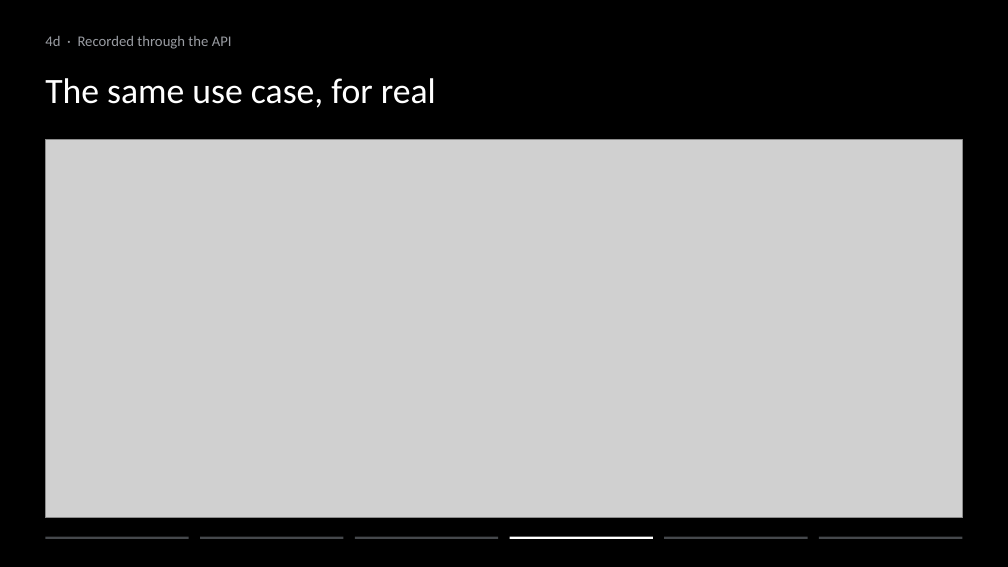
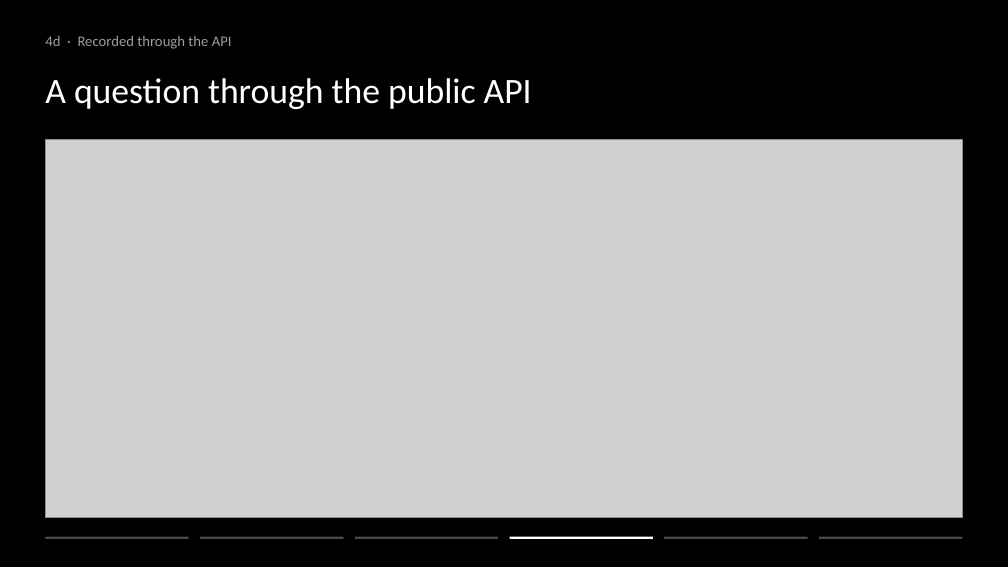
Before and after one commit to ziyangliu-666/lumen-next, a slide deck: slide 15 of docs/platform/slides/out/Team15-Lumen-Platform.pptx (slide 14 before the commit). Drawn at 1008x567 pixels with LibreOffice and Linux fonts; fonts in the diff are those of the drawing; grey boxes stand for pictures. Boxes give left, top, right and bottom in pixels: in the first picture for what was removed or moved away, otherwise in the second. Text is boxed around its words. In the diff, an @@ line names an element or a change of style, - is before the commit and + after.

```diff
--- a/docs/platform/slides/out/Team15-Lumen-Platform.pptx
+++ b/docs/platform/slides/out/Team15-Lumen-Platform.pptx
@@ text at [45, 78, 532, 109]: text changed @@
-The same use case, for real
+A question through the public API
```
Also in this commit, not shown: 2 other slides changed, 1 slide added, 29 other files.
